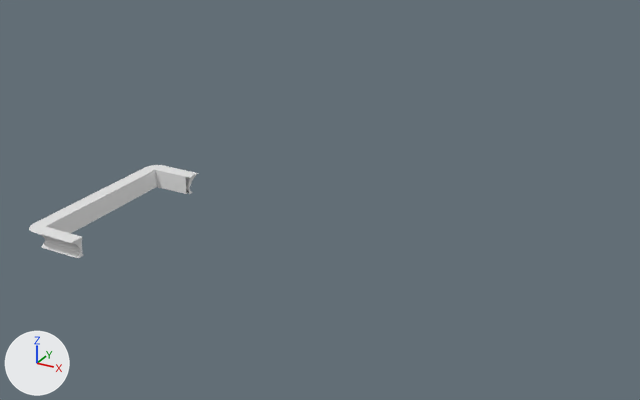
Two versions of the Blender file Toyota-AE86/ToyotaHighPoly.blend, one commit apart.
Camera for both pictures: a camera (50 mm lens) standing at (2.98, -4.2, 2.92) and looking at (0.8, -0.24, 0.94). Lighting does not change. The marker at lower left points along +X, +Y and +Z.

The older version as bpy lines, for what is in view:
```python
me_cube = bpy.data.meshes.new('Cube')
me_cube.from_pydata(...)  # 422 vertices, 438 faces; spans x 0.0..6.0, y -25.6..25.6, z -1.0..1.0
me_cube_001 = bpy.data.meshes.new('Cube.001')
me_cube_001.from_pydata(...)  # 166 vertices, 104 faces, 1 loose edge; spans x -0.99..0.95, y -0.93..0.0, z 0.39..2.35
ob_car = bpy.data.objects.new('Car', me_cube_001)
ob_car.location = (0.753, 0.0, 0.459)
ob_car.scale = (1.5, 0.625, 0.406)
_m = ob_car.modifiers.new('Mirror', 'MIRROR')
_m.use_axis = (False, True, False)
ob_car.hide_set(True)
ob_frontbumper = bpy.data.objects.new('FrontBumper', me_cube)
ob_frontbumper.location = (-0.667, -0.471, 0.703)
ob_frontbumper.scale = (0.061, 0.0228, 0.061)
```
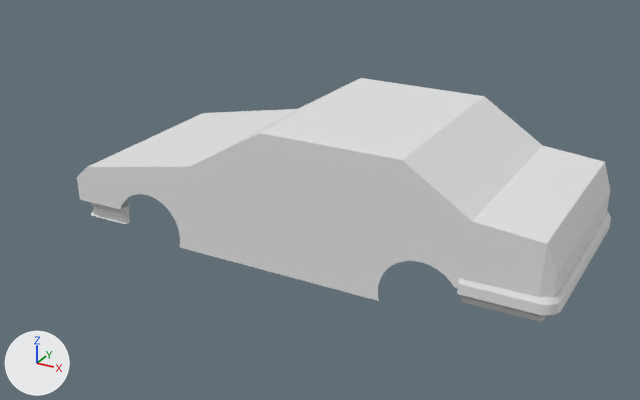
Pixel boxes (x1, y1, x2, y2) of what changed, in the pictures (640 x 400 px):
'Car', shown
    after: (77, 78, 610, 301)
'FrontBumper', moved
    before: (29, 165, 198, 258)
    after: (87, 201, 130, 224)
'BackBumper', added
    after: (457, 211, 611, 322)

What the commit changed:
Mesh me_cube_002 is new.
It has 126 vertices, 130 faces and spans x 12.58..16.04, y -4.27..0.0, z -0.66..0.55.
Object 'Car' (ob_car) is now shown.
Object 'FrontBumper' (ob_frontbumper) moves from (-0.667, -0.471, 0.703) to (-0.726, 0.001, 0.703).
Object 'BackBumper' (ob_backbumper) is new; it shows me_cube_002.
Its location is (-0.006, 0.001, 0.786).
Its scale is (0.14, 0.14, 0.14).
It gains a MIRROR modifier named 'Mirror'.
Modifier setting: use_axis = (False, True, False).
